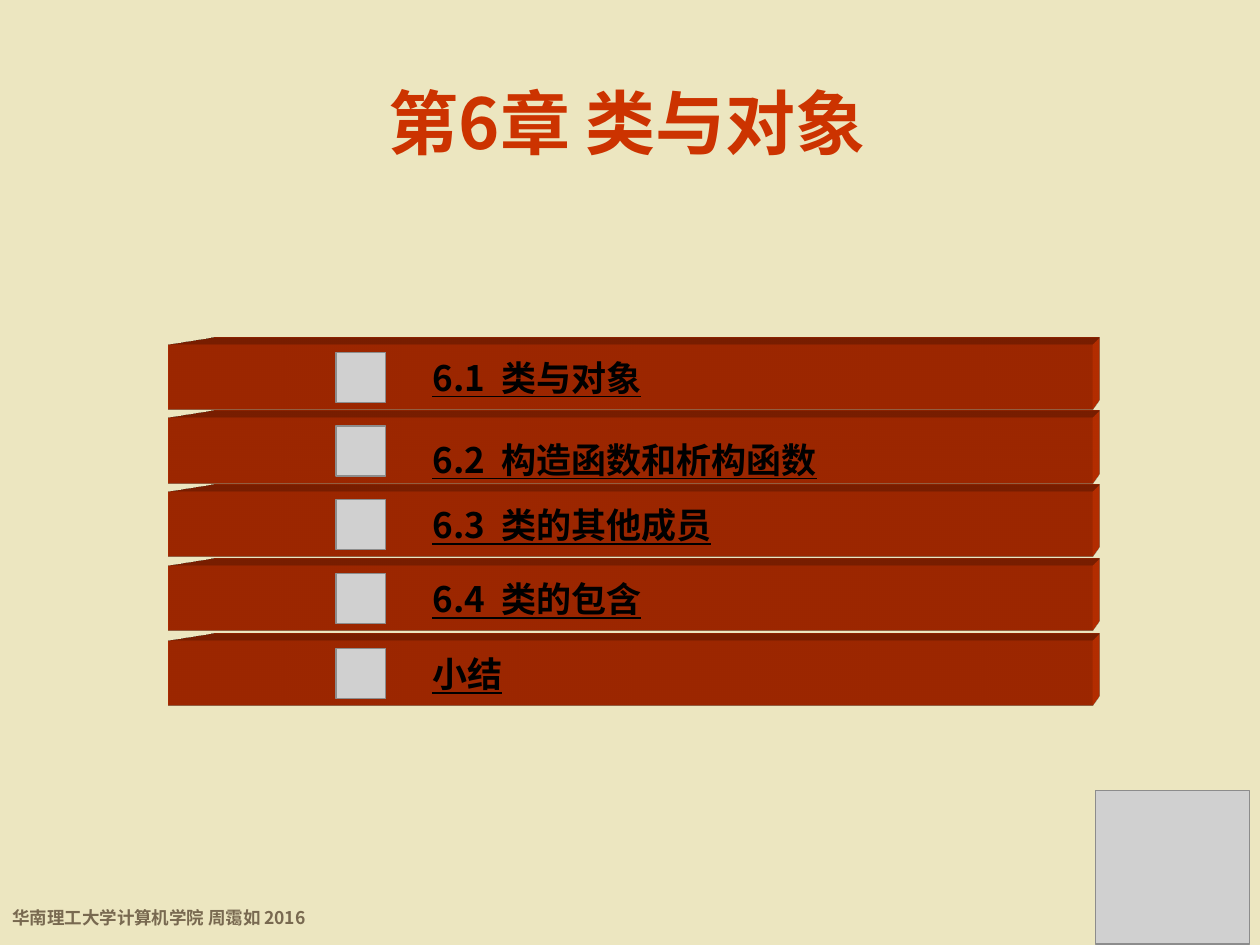
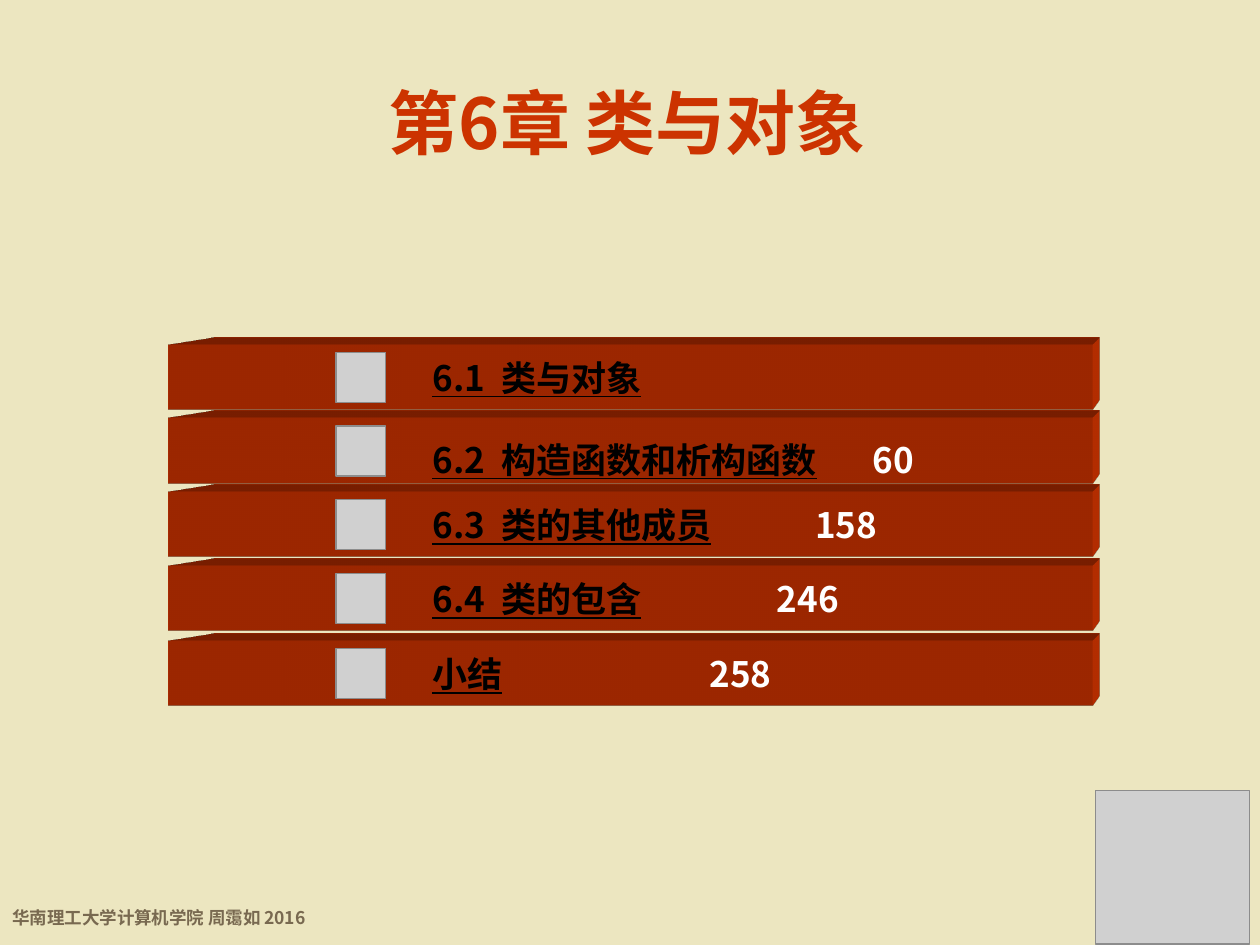
Before and after one commit to wwuhn/wwuhn.github.io, a slide deck: slide 1 of bookspcClassic/C++程序设计基础（第5版）周霭如/6-类与对象.pptx. Drawn at 1260x945 pixels with LibreOffice and Linux fonts; fonts in the diff are those of the drawing; grey boxes stand for pictures; background and template pictures are left out. Boxes give left, top, right and bottom in pixels: in the first picture for what was removed or moved away, otherwise in the second. Text is boxed around its words. In the diff, an @@ line names an element or a change of style, - is before the commit and + after.

```diff
--- a/bookspcClassic/C++程序设计基础（第5版）周霭如/6-类与对象.pptx
+++ b/bookspcClassic/C++程序设计基础（第5版）周霭如/6-类与对象.pptx
@@ text in rectangle at bbox=[432, 443, 913, 479]: text changed @@
-6.2 构造函数和析构函数
+6.2 构造函数和析构函数 60
@@ text in rectangle at bbox=[432, 508, 877, 545]: text changed @@
-6.3 类的其他成员
+6.3 类的其他成员 158
@@ text in rectangle at bbox=[432, 582, 839, 619]: text changed @@
-6.4 类的包含
+6.4 类的包含 246
@@ text in rectangle at bbox=[432, 657, 772, 694]: text changed; text colour #000000 to #FFFFFF @@
-小结
+小结 258
```
Also in this commit, not shown: 15 other slides changed.
